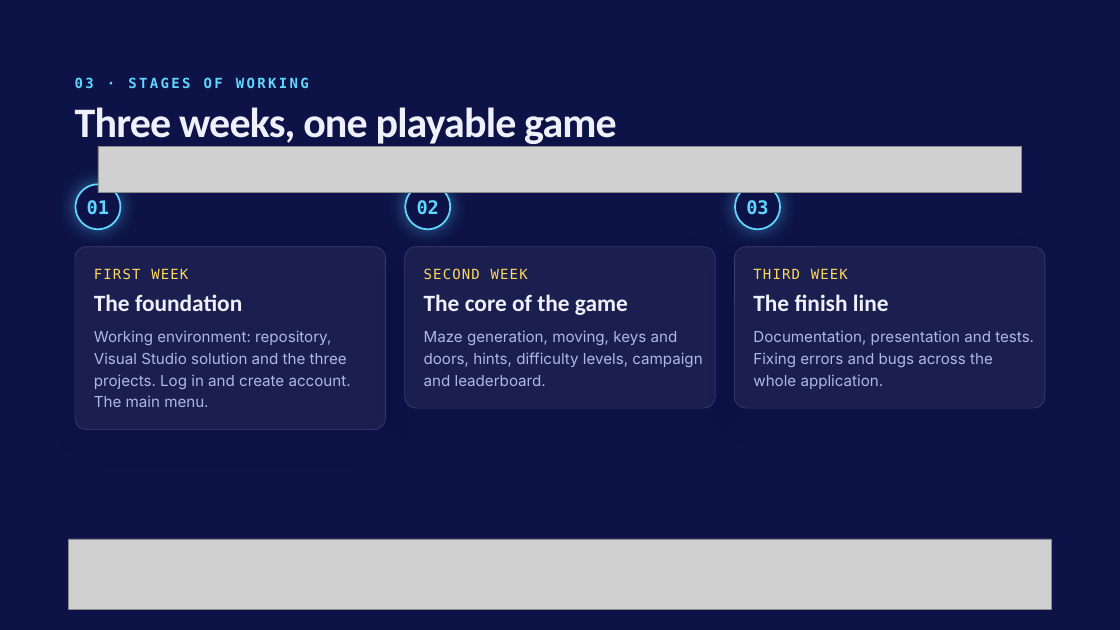
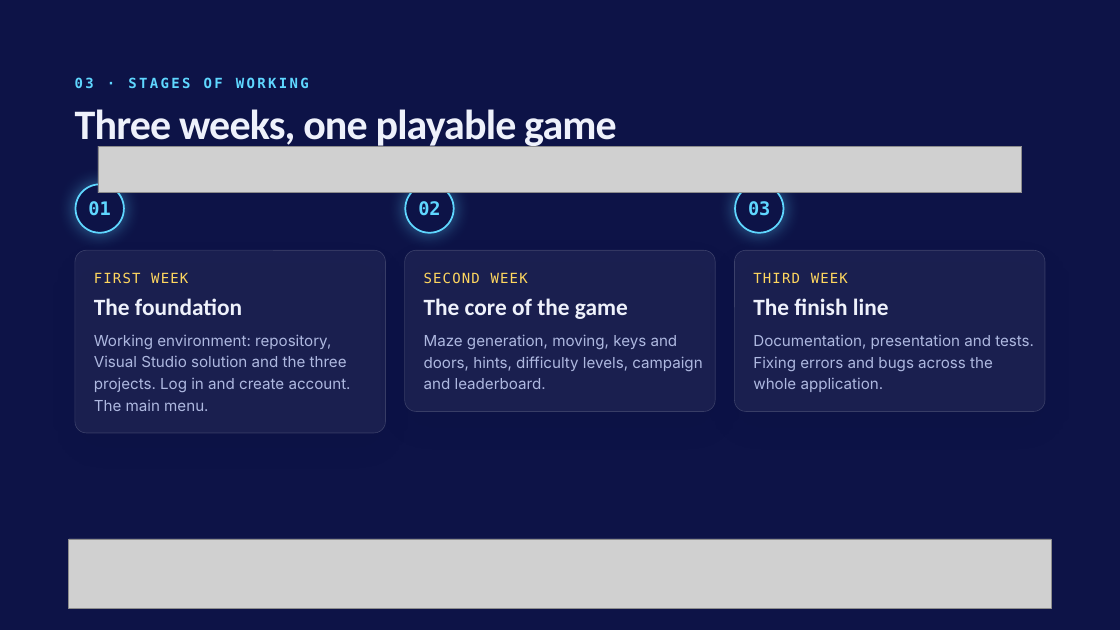
Before and after one commit to ITGeorgiev24/Code-Craft, a slide deck: slide 7 of CodeCraft/docs/presentation.pptx. Drawn at 1120x630 pixels with LibreOffice and Linux fonts; fonts in the diff are those of the drawing; grey boxes stand for pictures; background and template pictures are left out. Boxes give left, top, right and bottom in pixels: in the first picture for what was removed or moved away, otherwise in the second. Text is boxed around its words. In the diff, an @@ line names an element or a change of style, - is before the commit and + after.

```diff
--- a/CodeCraft/docs/presentation.pptx
+++ b/CodeCraft/docs/presentation.pptx
@@ title "Three weeks, one playable game" at (75,109,617,149): line spacing 38.9pt to 41.4pt @@
@@ rounded rectangle "01": place and size @@
-rounded rectangle "01" at (76,184,120,229)
+rounded rectangle "01" at (76,184,124,233)
@@ rounded rectangle "02": place and size @@
-rounded rectangle "02" at (406,184,450,229)
+rounded rectangle "02" at (406,184,455,233)
@@ rounded rectangle "03": place and size @@
-rounded rectangle "03" at (735,184,780,229)
+rounded rectangle "03" at (735,184,784,233)
@@ 9 texts, 3 rounded rectangles: place and size @@
-9 texts, 3 rounded rectangles at (75,247,1045,430)
+9 texts, 3 rounded rectangles at (75,250,1045,434)
```
Also in this commit, not shown: 6 other slides changed, 21 other files.
